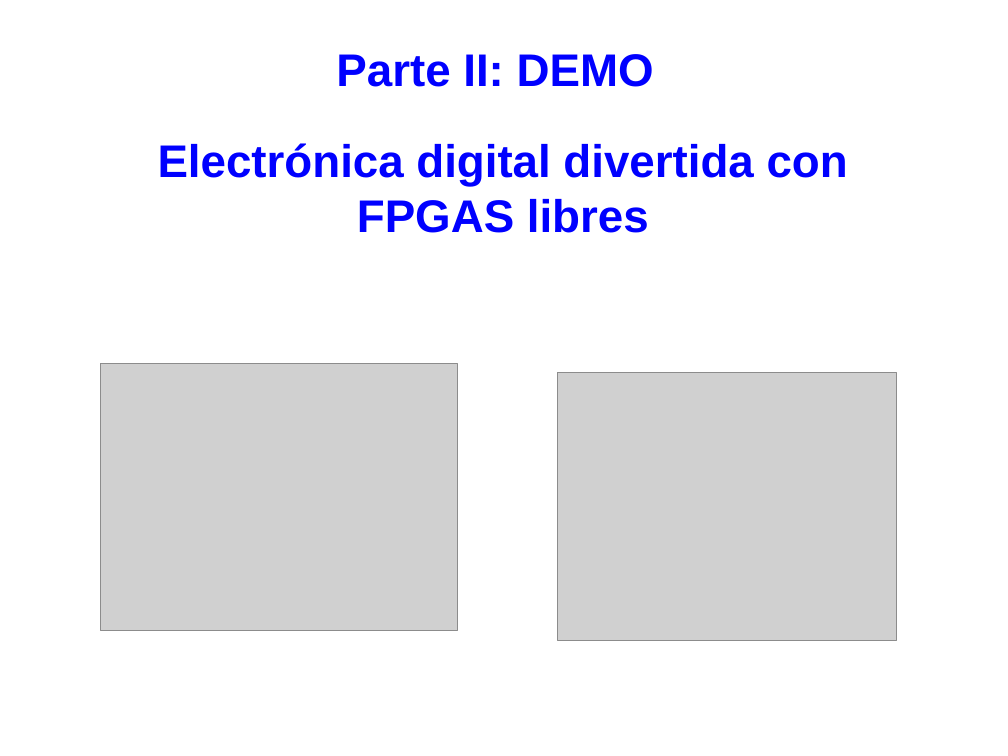
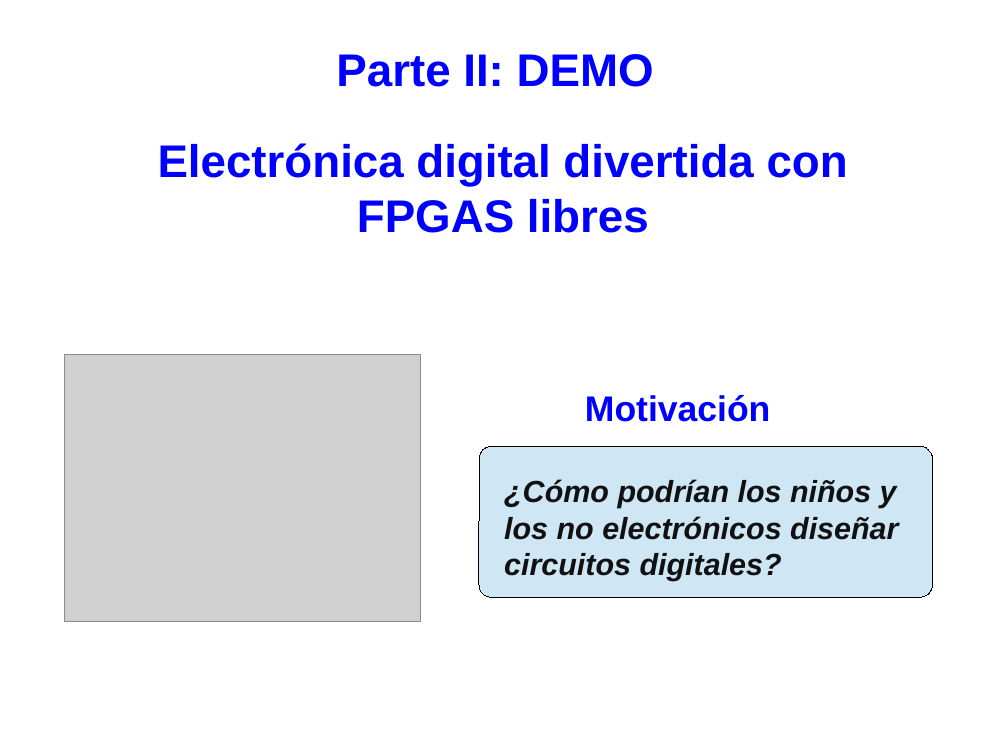
Before and after one commit to Obijuan/myslides, a slide deck: slide 15 of 2021-09-11-FPGAs-Libres-Jornadas-Hw-Libre-Brasi/2021-09-11-FPGAs-libres-Brasil.odp. Drawn at 1008x756 pixels with LibreOffice and Linux fonts; fonts in the diff are those of the drawing; grey boxes stand for pictures. Boxes give left, top, right and bottom in pixels: in the first picture for what was removed or moved away, otherwise in the second. Text is boxed around its words. In the diff, an @@ line names an element or a change of style, - is before the commit and + after.

```diff
--- a/2021-09-11-FPGAs-Libres-Jornadas-Hw-Libre-Brasi/2021-09-11-FPGAs-libres-Brasil.odp
+++ b/2021-09-11-FPGAs-Libres-Jornadas-Hw-Libre-Brasi/2021-09-11-FPGAs-libres-Brasil.odp
@@ picture: place and size @@
-picture at <box>101,363,457,631</box>
+picture at <box>64,354,421,622</box>
@@ picture removed at <box>558,372,896,640</box> @@
@@ text added at <box>585,395,770,422</box>, 28 pt, text #0000FF, bold @@
+Motivación
@@ rounded rectangle added at <box>479,446,933,597</box>, fill #CFE7F5, outline #000000 0 pt @@
@@ text added at <box>504,479,898,581</box>, 24 pt, text #111111, bold, italic @@
+¿Cómo podrían los niños y los no electrónicos diseñar circuitos digitales?
```
Also in this commit, not shown: 2 other slides changed, 9 slides added, 1 other file.
